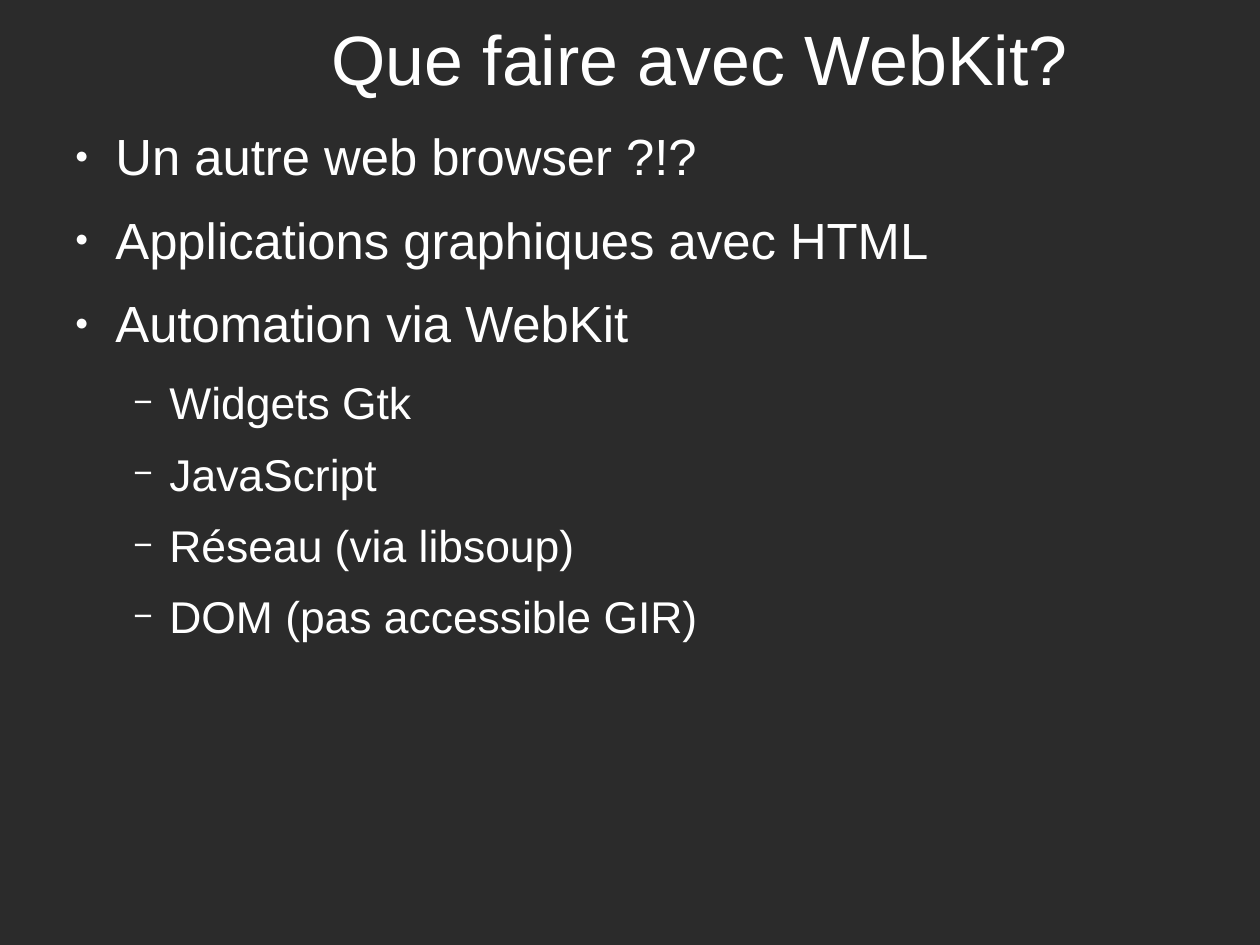
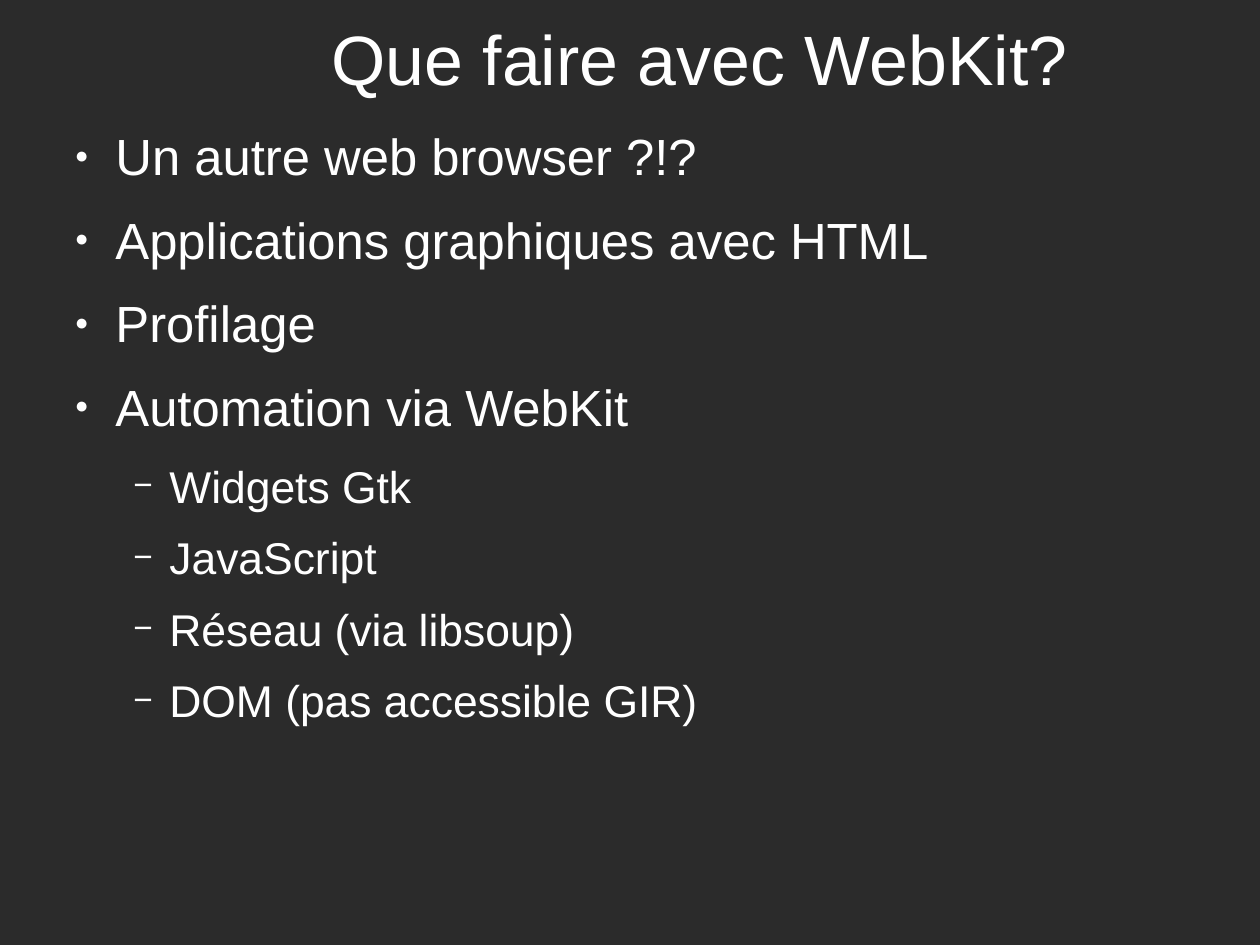
Before and after one commit to potyl/Webkit, a slide deck: slide 15 of WebKit-fr.odp (slide 12 before the commit). Drawn at 1260x945 pixels with LibreOffice and Linux fonts; fonts in the diff are those of the drawing; background and template pictures are left out; a plain dark background stands for a picture behind light text. Boxes give left, top, right and bottom in pixels: in the first picture for what was removed or moved away, otherwise in the second. Text is boxed around its words. In the diff, an @@ line names an element or a change of style, - is before the commit and + after.

```diff
--- a/WebKit-fr.odp
+++ b/WebKit-fr.odp
@@ text at bbox=[115, 305, 315, 353]: paragraph added @@
+● Profilage
```
Also in this commit, not shown: 3 other slides changed, 2 slides added.
